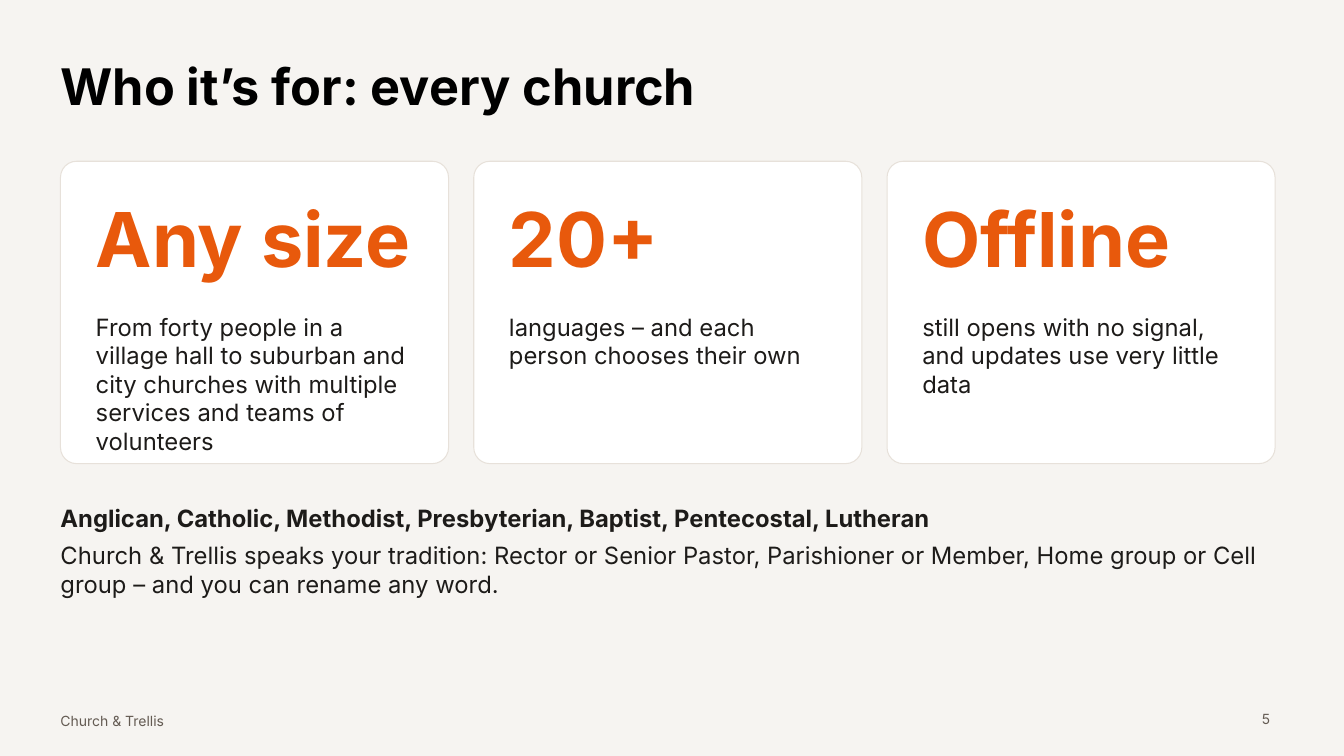
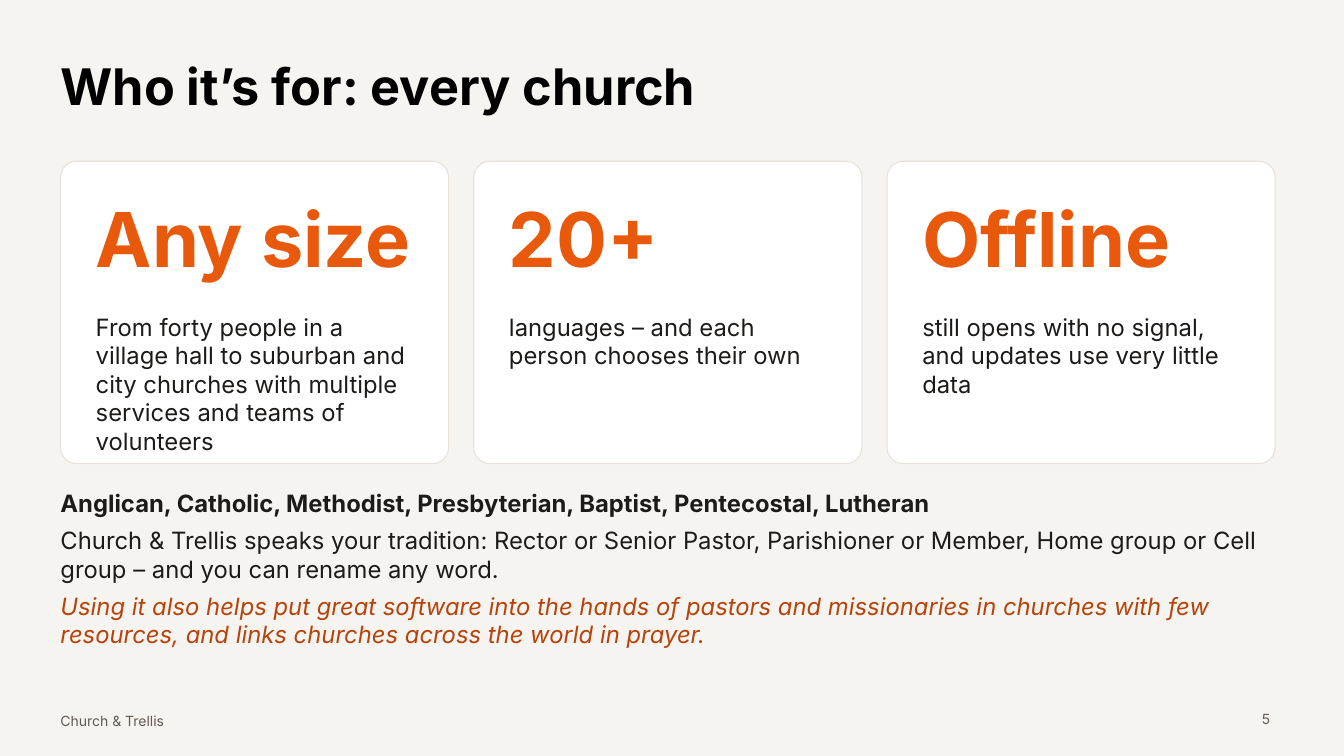
Before and after one commit to pian1966/church-hub, a slide deck: slide 5 of docs/presentation/church-and-trellis-presentation.pptx. Drawn at 1344x756 pixels with LibreOffice and Linux fonts; fonts in the diff are those of the drawing. Boxes give left, top, right and bottom in pixels: in the first picture for what was removed or moved away, otherwise in the second. Text is boxed around its words. In the diff, an @@ line names an element or a change of style, - is before the commit and + after.

```diff
--- a/docs/presentation/church-and-trellis-presentation.pptx
+++ b/docs/presentation/church-and-trellis-presentation.pptx
@@ text "Anglican, Catholic, Methodist, Presbyterian, Baptist, ...": place and size @@
-text "Anglican, Catholic, Methodist, Presbyterian, Baptist, ..." at bbox=[60, 508, 1256, 598]
+text "Anglican, Catholic, Methodist, Presbyterian, Baptist, ..." at bbox=[60, 493, 1256, 648]
@@ text at bbox=[60, 597, 1209, 648]: paragraph added @@
+Using it also helps put great software into the hands of pastors and missionaries in churches with few resources, and links churches across the world in prayer.
```
Also in this commit, not shown: 2 other slides changed, 18 other files.
